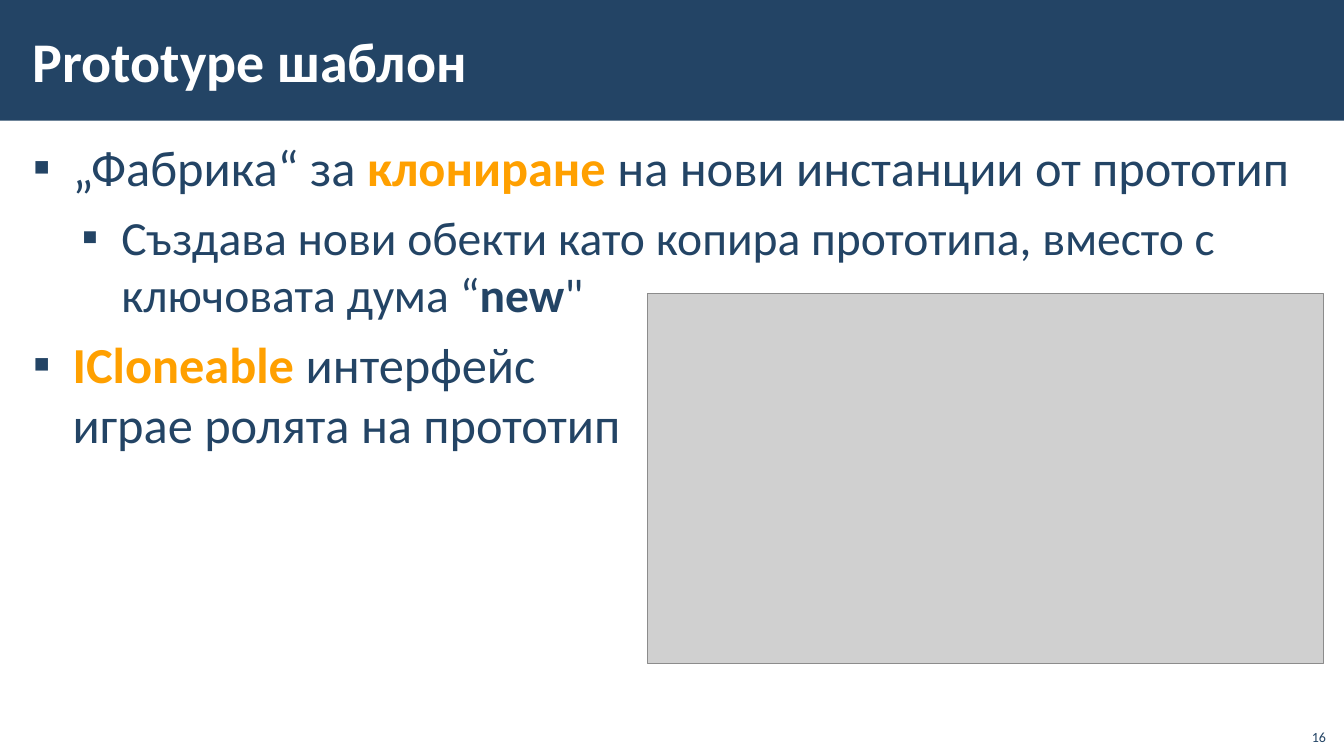
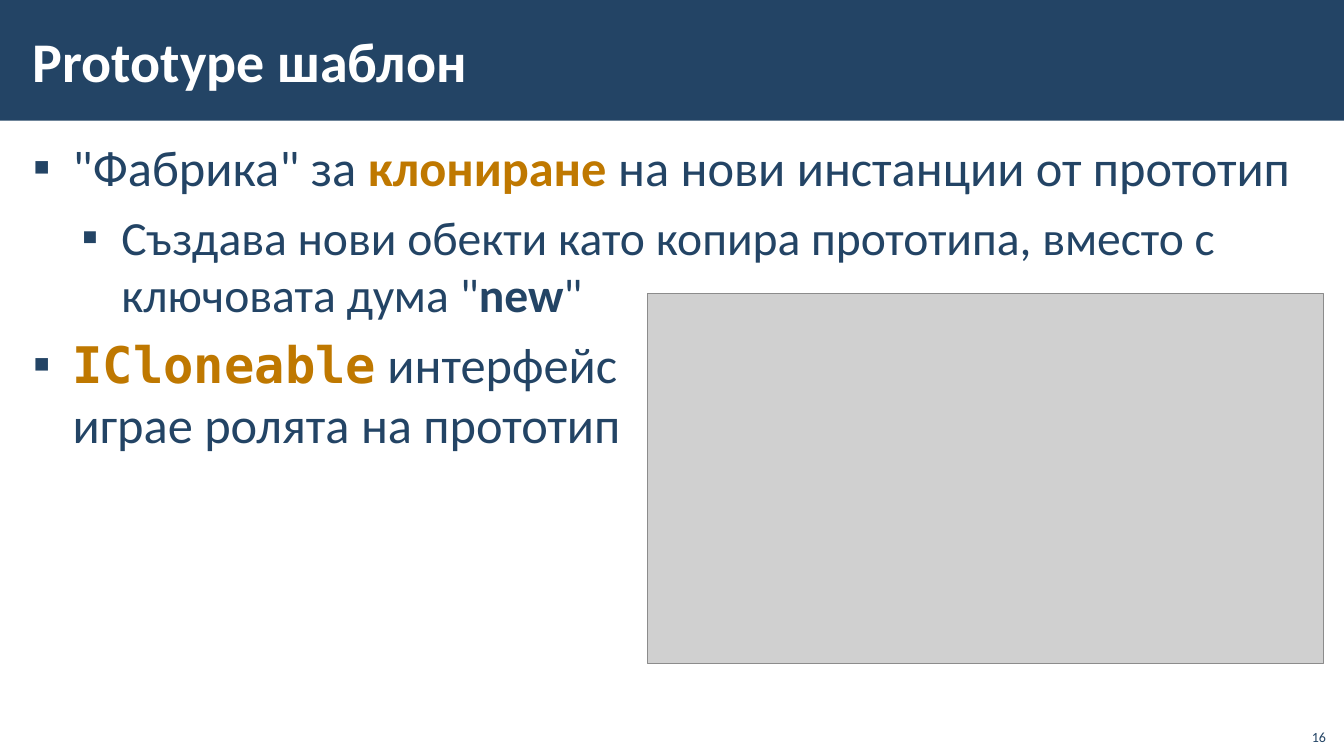
Before and after one commit to BG-IT-Edu/School-Programming, a slide deck: slide 16 of Courses/Software-Sciences/Module-1-OOP/14-Design-Patterns/14-Design-Patterns.pptx. Drawn at 1344x756 pixels with LibreOffice and Linux fonts; fonts in the diff are those of the drawing; grey boxes stand for pictures; background and template pictures are left out. Boxes give left, top, right and bottom in pixels: in the first picture for what was removed or moved away, otherwise in the second. Text is boxed around its words. In the diff, an @@ line names an element or a change of style, - is before the commit and + after.

```diff
--- a/Courses/Software-Sciences/Module-1-OOP/14-Design-Patterns/14-Design-Patterns.pptx
+++ b/Courses/Software-Sciences/Module-1-OOP/14-Design-Patterns/14-Design-Patterns.pptx
@@ text at (x1=73, y1=151, x2=1290, y2=320): text changed @@
-▪ „Фабрика“ за клониране на нови инстанции от прототип
-  ▪ Създава нови обекти като копира прототипа, вместо с ключовата дума “new"
+▪ "Фабрика" за клониране на нови инстанции от прототип
+  ▪ Създава нови обекти като копира прототипа, вместо с ключовата дума "new"
@@ text at (x1=73, y1=344, x2=620, y2=451): font Calibri to DejaVu Sans Mono, text colour #FFA000 to #BF7800 in "ICloneable" @@
```
Also in this commit, not shown: 37 other slides changed, 3 slides added, 3 slides removed, 1 other file.
